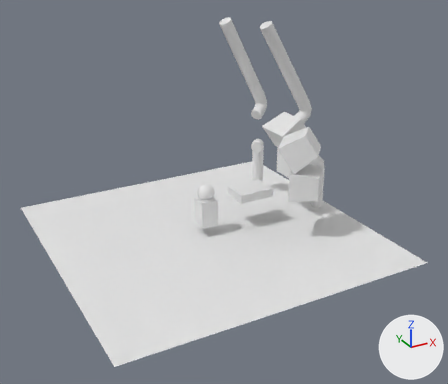
The glTF model Assets/Blockout.glb as it was, and as the next commit left it.
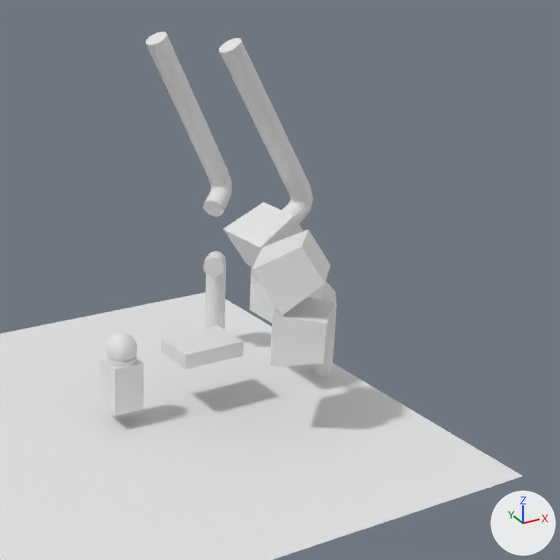
Each version appears first whole from a 50 mm lens placed at (-13.4, -26.3, 15.3), pointed at (0.5, -1.0, 2.6), and next in a close-up on the part from 31% to 100% of the width and 0% to 80% of the height. The axes (+X, +Y, +Z) are drawn at lower right. The lights are the same throughout. Where no turn or scale is listed for an object, it has been applied to the vertices. Vertices at the same position are counted once.
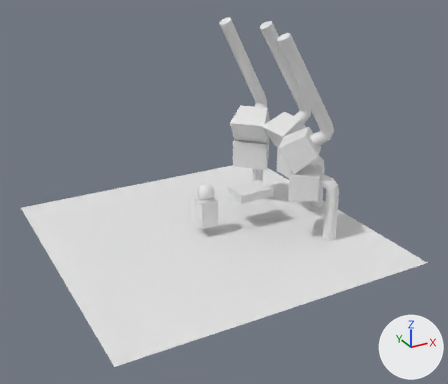
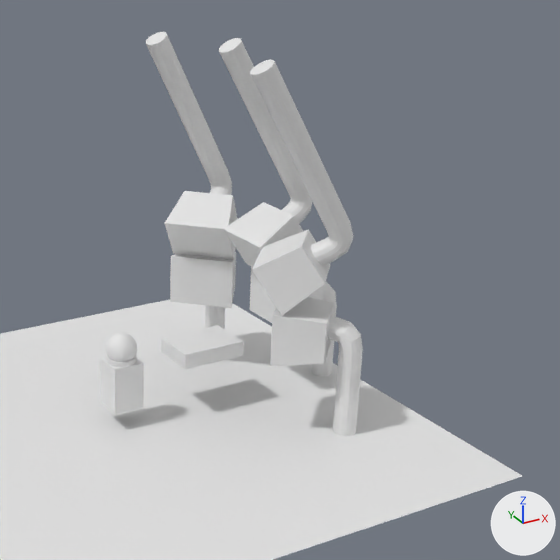
Commit message: blockout update

The change, as a list of edits to the scene's bpy script:
```text
Change me_cube_004:
    where me_cube_004.from_pydata(...)  # 8 vertices, 12 faces; spans x -1.05..1.24, y -1.23..1.05, z -2.54..-1.01
    used by ob_cube_004; location = (4.26, -2.46, 4.77)
    me_cube_004 part 1: the loose piece of 8 vertices spanning x -1.05..1.24, y -1.23..1.05, z -2.54..-1.01 is copied, and the copy is mirrored in y about its middle, then moved by (0.0, 5.1, 0.0); it spans x -1.05..1.24, y 3.86..6.15, z -2.54..-1.01
Change me_cylinder_004:
    where me_cylinder_004.from_pydata(...)  # 96 vertices, 188 faces; spans x -2.95..0.23, y -0.77..0.3, z -0.82..4.96
    used by ob_cylinder_003; location = (5.29, 3.12, 5.68)
    me_cylinder_004 part 2: the loose piece of 96 vertices spanning x -2.95..0.23, y -0.77..0.3, z -0.82..4.96 is copied, and the copy is mirrored in y about its middle, then moved by (0.0, -5.76, 0.0); it spans x -2.95..0.23, y -6.53..-5.46, z -0.82..4.96
Change me_cylinder_005:
    where me_cylinder_005.from_pydata(...)  # 96 vertices, 188 faces; spans x -0.85..0.33, y -0.98..0.33, z -5.4..0.53
    used by ob_cylinder_004; location = (5.38, 3.6, 2.93)
    me_cylinder_005 part 3: the loose piece of 96 vertices spanning x -0.85..0.33, y -0.98..0.33, z -5.4..0.53 is copied, and the copy is mirrored in y about its middle, then moved by (0.0, -6.54, 0.0); it spans x -0.85..0.33, y -7.52..-6.21, z -5.4..0.53
Change me_cube_006:
    where me_cube_006.from_pydata(...)  # 8 vertices, 12 faces; spans x -1.74..0.91, y -0.99..1.65, z -1.0..0.95
    used by ob_cube_005; location = (4.5, -2.58, 4.76)
    me_cube_006 part 4: the loose piece of 8 vertices spanning x -1.74..0.91, y -0.99..1.65, z -1.0..0.95 is copied, and the copy is mirrored in y about its middle, then moved by (0.0, 4.5, 0.0); it spans x -1.74..0.91, y 3.51..6.15, z -1.0..0.95
```

Where the change shows, as pixel boxes [x1, y1, x2, y2] in the close-ups (560 x 560 px):
'Cylinder.003', reshaped (140% wider, 26% taller)
    before: [146, 32, 232, 217]
    after: [146, 32, 354, 266]
'Cube.005', reshaped (110% wider, 45% taller)
    before: [252, 230, 330, 316]
    after: [165, 191, 330, 316]
'Cube.004', reshaped (154% wider, 64% taller)
    before: [270, 297, 334, 366]
    after: [170, 252, 334, 366]
'Cylinder.004', reshaped (562% wider, 67% taller)
    before: [203, 251, 226, 329]
    after: [205, 305, 363, 436]
part 1 of me_cube_004, added
    after: [170, 252, 236, 308]
part 2 of me_cylinder_004, added
    after: [250, 60, 354, 266]
part 3 of me_cylinder_005, added
    after: [328, 316, 363, 436]
part 4 of me_cube_006, added
    after: [165, 191, 238, 260]
